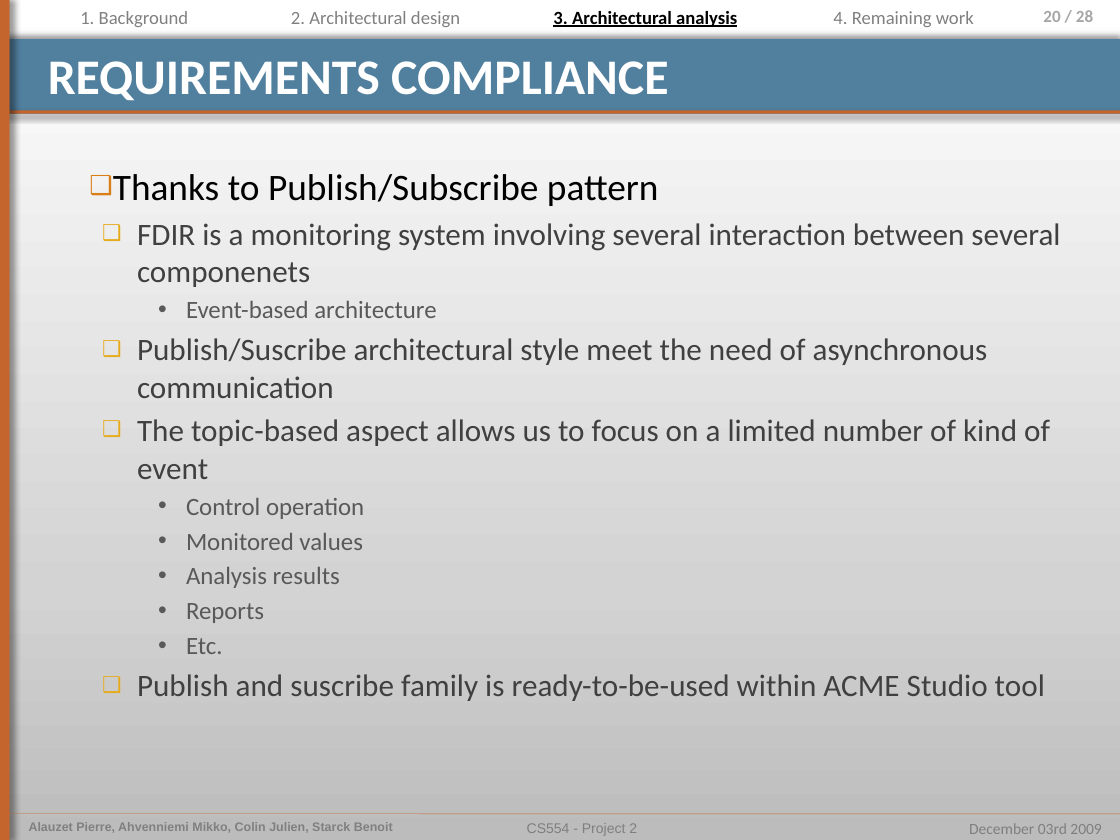
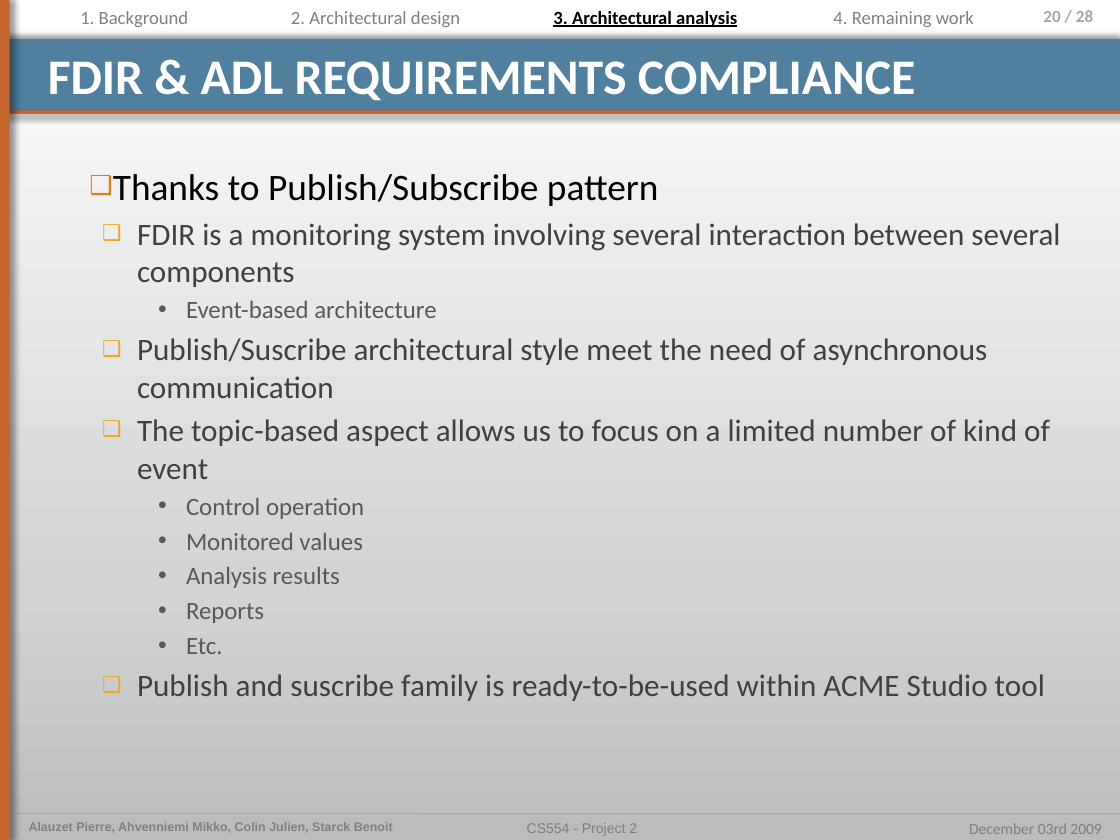
Before and after one commit to pierrealauzet/euroteam, a slide deck: slide 20 of Project 2/Part3/CS554_EuroTeam_Project2_OP6.pptx. Drawn at 1120x840 pixels with LibreOffice and Linux fonts; fonts in the diff are those of the drawing. Boxes give left, top, right and bottom in pixels: in the first picture for what was removed or moved away, otherwise in the second. Text is boxed around its words. In the diff, an @@ line names an element or a change of style, - is before the commit and + after.

```diff
--- a/Project 2/Part3/CS554_EuroTeam_Project2_OP6.pptx
+++ b/Project 2/Part3/CS554_EuroTeam_Project2_OP6.pptx
@@ title at box(48, 61, 916, 101): text changed @@
-REQUIREMENTS COMPLIANCE
+FDIR & ADL REQUIREMENTS COMPLIANCE
@@ text at box(137, 223, 1060, 287): text changed @@
-  ❑ FDIR is a monitoring system involving several interaction between several componenets
+  ❑ FDIR is a monitoring system involving several interaction between several components
```
Also in this commit, not shown: 2 other slides changed.
